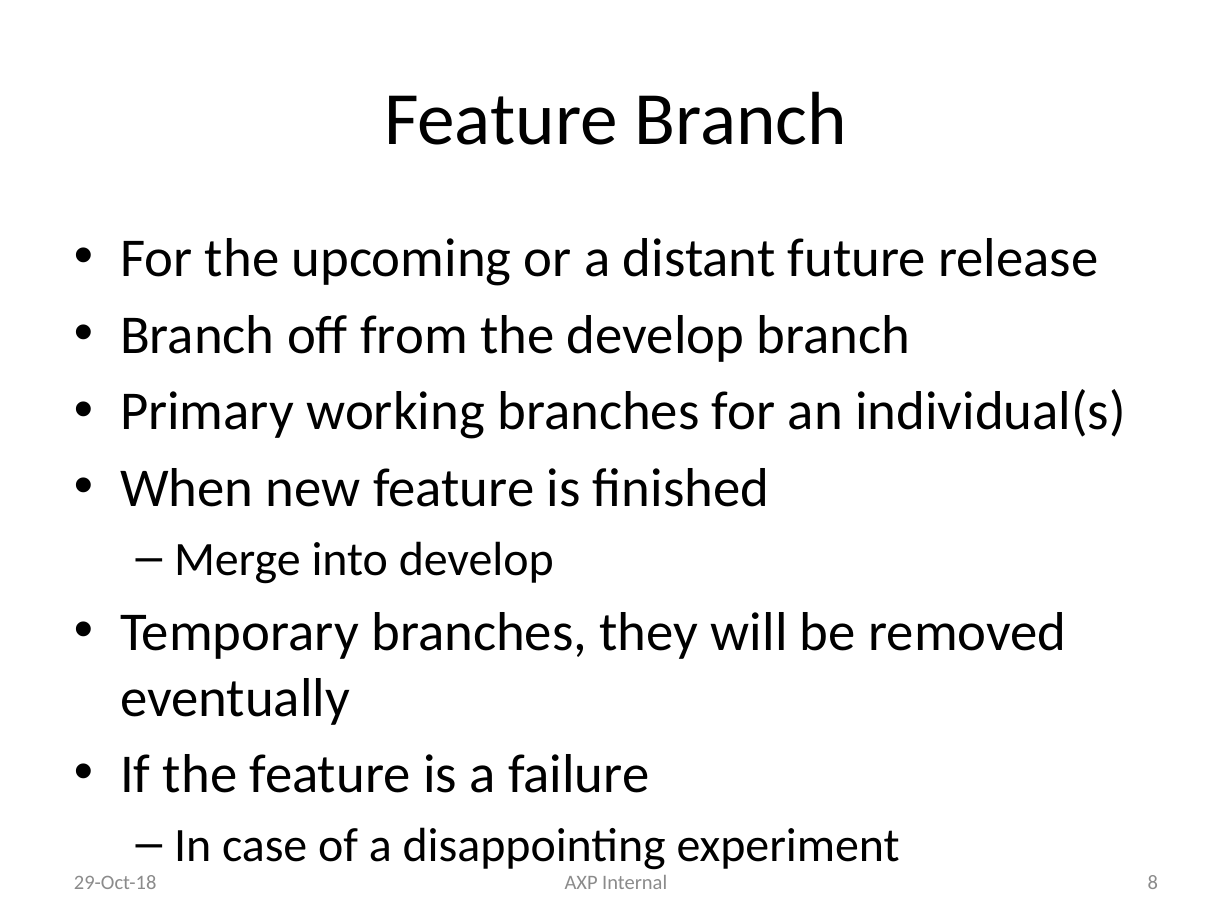
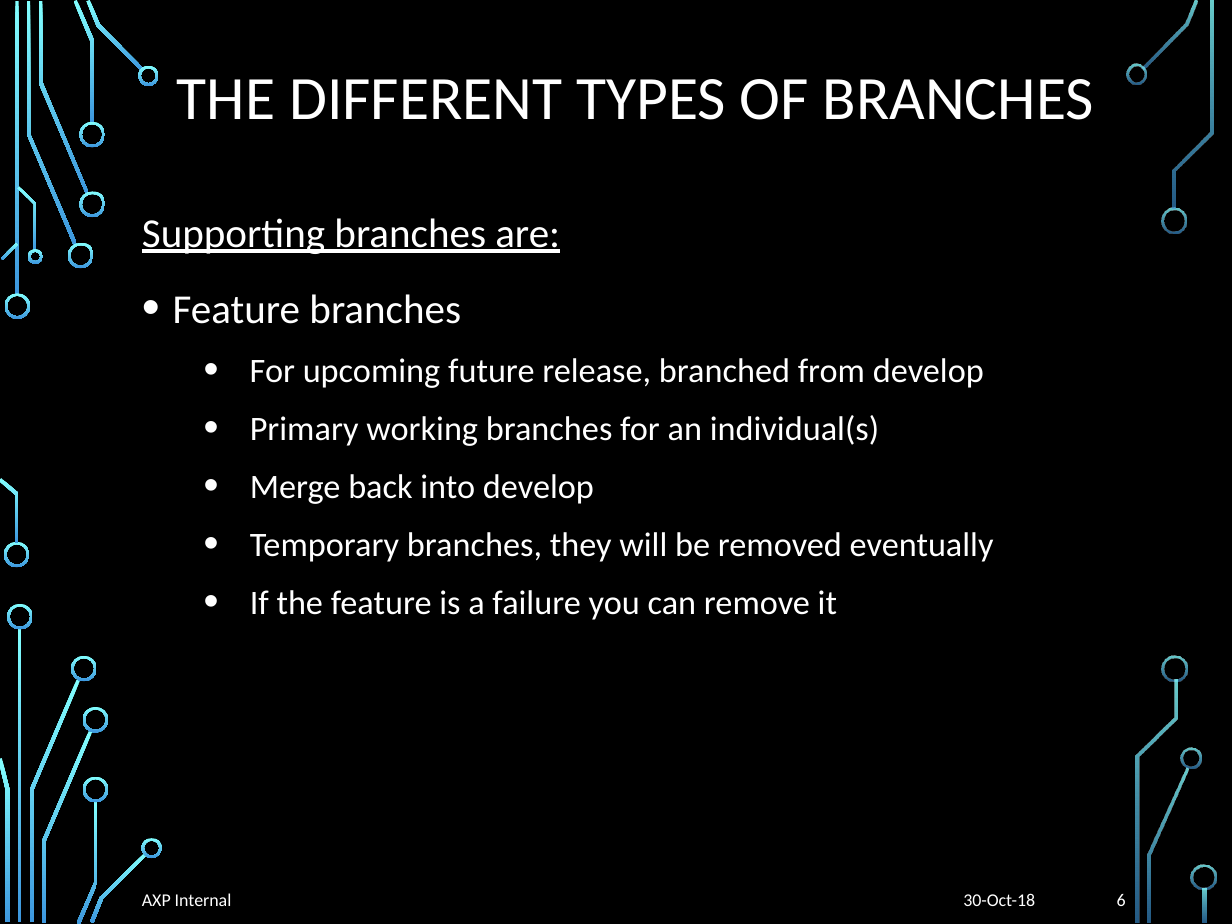
Before and after one commit to liyuan6006/GitStrategies, a slide deck: slide 6 of Branching.pptx (slide 8 before the commit). Drawn at 1232x924 pixels with LibreOffice and Linux fonts; fonts in the diff are those of the drawing; background and template pictures are left out. Boxes give left, top, right and bottom in pixels: in the first picture for what was removed or moved away, otherwise in the second. Text is boxed around its words. In the diff, an @@ line names an element or a change of style, - is before the commit and + after.

```diff
--- a/Branching.pptx
+++ b/Branching.pptx
@@ background #FFFFFF to picture (left out) @@
@@ title added at [177, 79, 1094, 120], 36 pt, text #FFFFFF @@
+THE DIFFERENT TYPES OF BRANCHES
@@ title removed at [384, 91, 848, 145] @@
-Feature Branch
@@ text "Supporting branches are:": place and size @@
-text "Supporting branches are:" at [120, 238, 1126, 870]
+text "Supporting branches are:" at [142, 218, 994, 620]
@@ text at [142, 218, 984, 388]: text changed; size 32 to 20 pt; text colour #000000 to #FFFFFF @@
-• For the upcoming or a distant future release
-• Branch off from the develop branch
+Supporting branches are:
+• Feature branches
+  • For upcoming future release, branched from develop
@@ text at [250, 415, 994, 562]: size 32 to 20 pt, text colour #000000 to #FFFFFF in "Primary working branches for an individual(s)", "Temporary branches, they will be removed eventually"; list level 1 to 2 in "Primary working branches for an ..."; line spacing 1 to 1.2; list level 1 to 2 in "Temporary branches, they will be ..." @@
@@ text at [250, 474, 594, 504]: text changed; size 32 to 20 pt; text colour #000000 to #FFFFFF @@
-• When new feature is finished
-  – Merge into develop
+  • Merge back into develop
@@ text at [250, 590, 837, 620]: text changed; size 28 to 20 pt; text colour #000000 to #FFFFFF @@
-• If the feature is a failure
-  – In case of a disappointing experiment
+  • If the feature is a failure you can remove it
@@ text "AXP Internal": place and size @@
-text "AXP Internal" at [565, 875, 667, 889]
+text "AXP Internal" at [142, 893, 232, 906]
@@ text "AXP Internal" at [142, 893, 232, 906]: size 12 to 10.5 pt, text colour #8C8C8C to #FFFFFF; alignment centre to left @@
@@ text at [963, 893, 1035, 906]: text changed; size 12 to 10.5 pt; text colour #8C8C8C to #FFFFFF @@
-29-Oct-18
+30-Oct-18
@@ page number added at [1117, 894, 1126, 906], 10.5 pt, text #FFFFFF @@
+6
@@ page number removed at [1148, 875, 1158, 889] @@
-8
@@ group added at [0, 0, 1216, 924]: 33 freeform shapes, 3 rectangles @@
```
Also in this commit, not shown: 12 other slides changed, 4 slides added, 4 slides removed.
